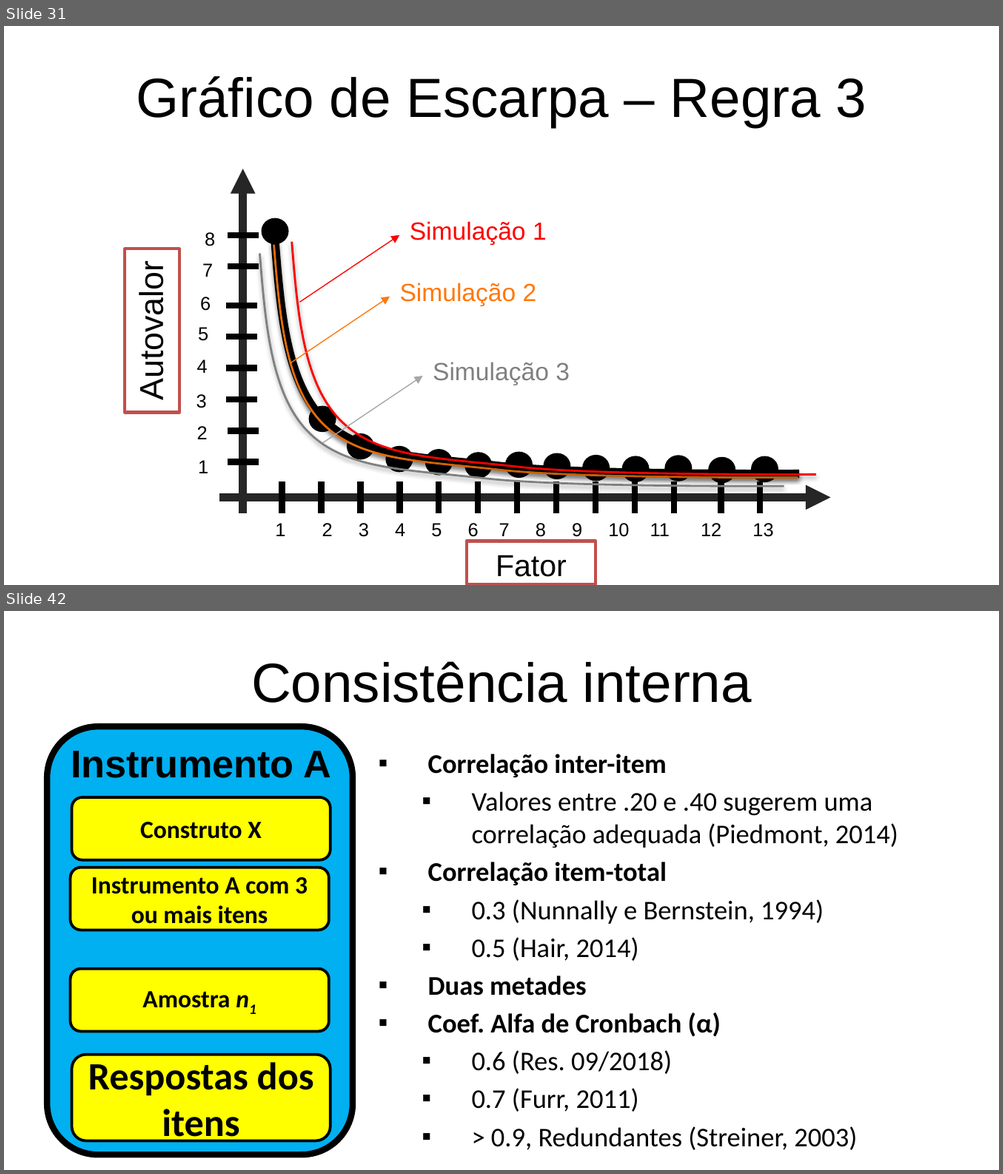
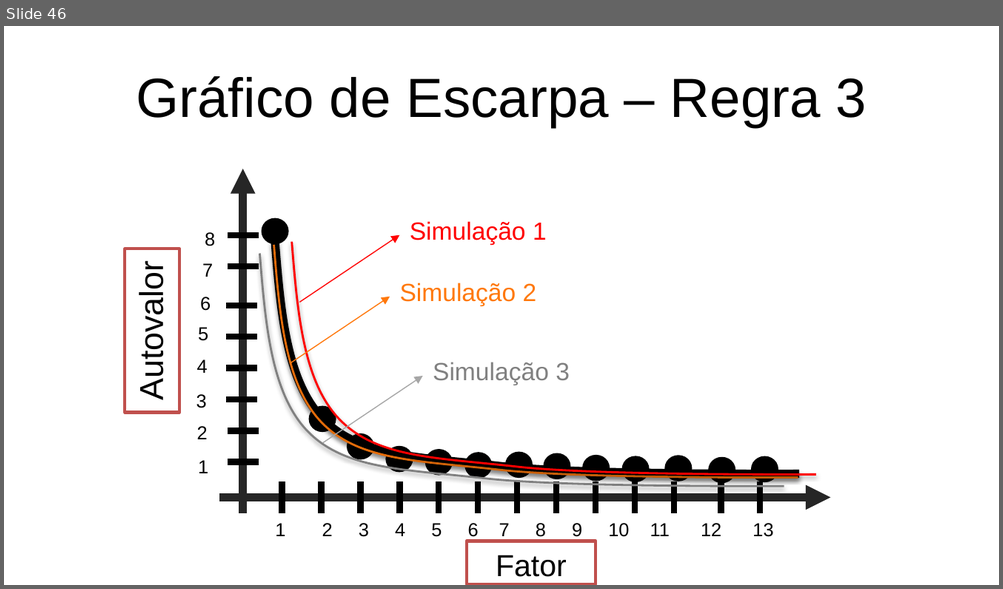
Before and after one commit to anovabr/psicometria_aplicada, a slide deck: slides/Aula 3 - A proposta da EFA.pptx. Shown one above the other, each under a label of ours: slides 31 and 42 before the commit, slide 46 after it; the slides between them are not shown. The pictures are 1003x1174 and 1003x589 pixels, drawn with LibreOffice and Linux fonts; fonts in the diff are those of the drawing; background and template pictures are left out. Boxes give left, top, right and bottom in pixels: in the first picture for what was removed or moved away, otherwise in the second. Text is boxed around its words. In the diff, an @@ line names an element or a change of style, - is before the commit and + after.

```diff
--- a/slides/Aula 3 - A proposta da EFA.pptx
+++ b/slides/Aula 3 - A proposta da EFA.pptx
@@ slide 42 removed at <box>4,611,999,1170</box>, background picture (left out) @@
@@ title removed at <box>251,661,751,703</box> @@
-Consistência interna
@@ rounded rectangle removed at <box>47,726,352,1155</box> @@
@@ text removed at <box>71,751,331,778</box> @@
-Instrumento A
@@ text removed at <box>428,754,898,1150</box> @@
-▪ Correlação inter-item
-  ▪ Valores entre .20 e .40 sugerem uma correlação adequada (Piedmont, 2014)
-▪ Correlação item-total
-  ▪ 0.3 (Nunnally e Bernstein, 1994)
-  ▪ 0.5 (Hair, 2014)
-▪ Duas metades
-▪ Coef. Alfa de Cronbach (α)
-  ▪ 0.6 (Res. 09/2018)
-  ▪ 0.7 (Furr, 2011)
-  ▪ > 0.9, Redundantes (Streiner, 2003)
@@ rounded rectangle removed at <box>71,798,330,860</box> @@
-Construto X
@@ rounded rectangle removed at <box>71,868,329,930</box> @@
-Instrumento A com 3 ou mais itens
@@ rounded rectangle removed at <box>71,969,329,1032</box> @@
-Amostra n1
@@ rounded rectangle removed at <box>71,1054,330,1141</box> @@
-Respostas dos itens
@@ what was slide 31 is now slide 46 @@
```
Also in this commit, not shown: 18 slides changed, 16 slides added, 24 other slides removed, 3 other files.
